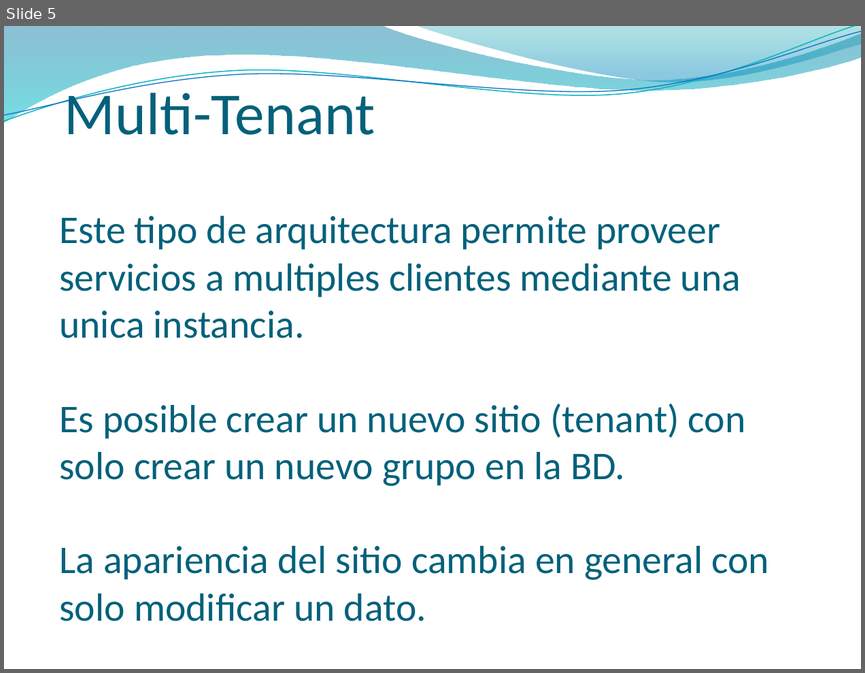
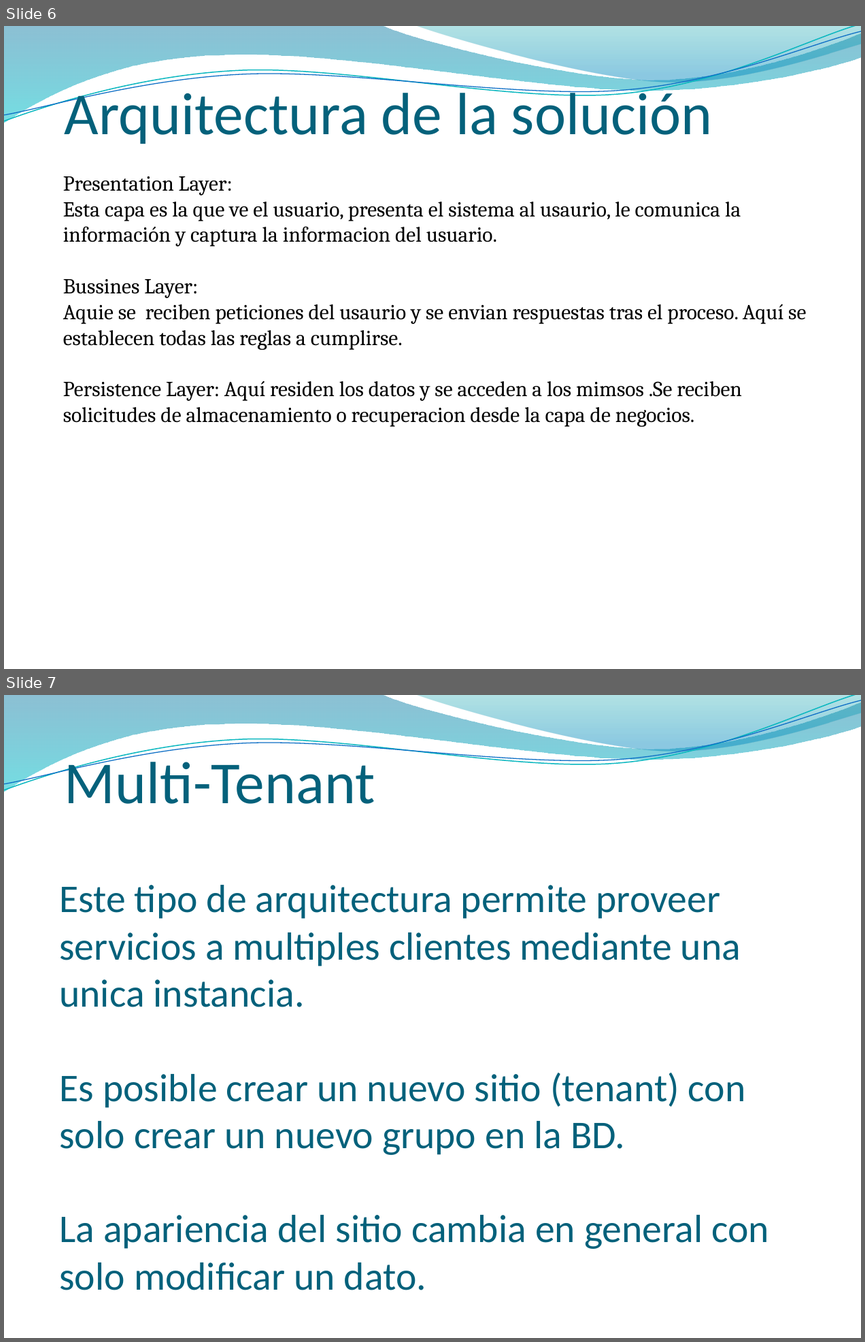
Before and after one commit to lavarece/tsi-g4-2012, a slide deck: docs/Presentación de Indignado Framework.pptx. Shown one above the other, each under a label of ours: slide 5 before the commit, slides 6 and 7 after it. The pictures are 865x673 and 865x1342 pixels, drawn with LibreOffice and Linux fonts; fonts in the diff are those of the drawing; background and template pictures are left out. Boxes give left, top, right and bottom in pixels: in the first picture for what was removed or moved away, otherwise in the second. Text is boxed around its words. In the diff, an @@ line names an element or a change of style, - is before the commit and + after.

```diff
--- a/docs/Presentación de Indignado Framework.pptx
+++ b/docs/Presentación de Indignado Framework.pptx
@@ slide 6 added at (x1=4, y1=26, x2=861, y2=669), background picture (left out); not listed: 4 template elements that a slide beside it also shows @@
@@ title added at (x1=65, y1=84, x2=712, y2=144), 50 pt, text #04617B @@
+Arquitectura de la solución
@@ text added at (x1=63, y1=176, x2=806, y2=427), 18 pt, text #000000 @@
+Presentation Layer:
+Esta capa es la que ve el usuario, presenta el sistema al usaurio, le comunica la información y captura la informacion del usuario.
+Bussines Layer:
+Aquie se reciben peticiones del usaurio y se envian respuestas tras el proceso. Aquí se establecen todas las reglas a cumplirse.
+Persistence Layer: Aquí residen los datos y se acceden a los mimsos .Se reciben solicitudes de almacenamiento o recuperacion desde la capa de negocios.
@@ what was slide 5 is now slide 7 @@
```
Also in this commit, not shown: 1 other slide added.
